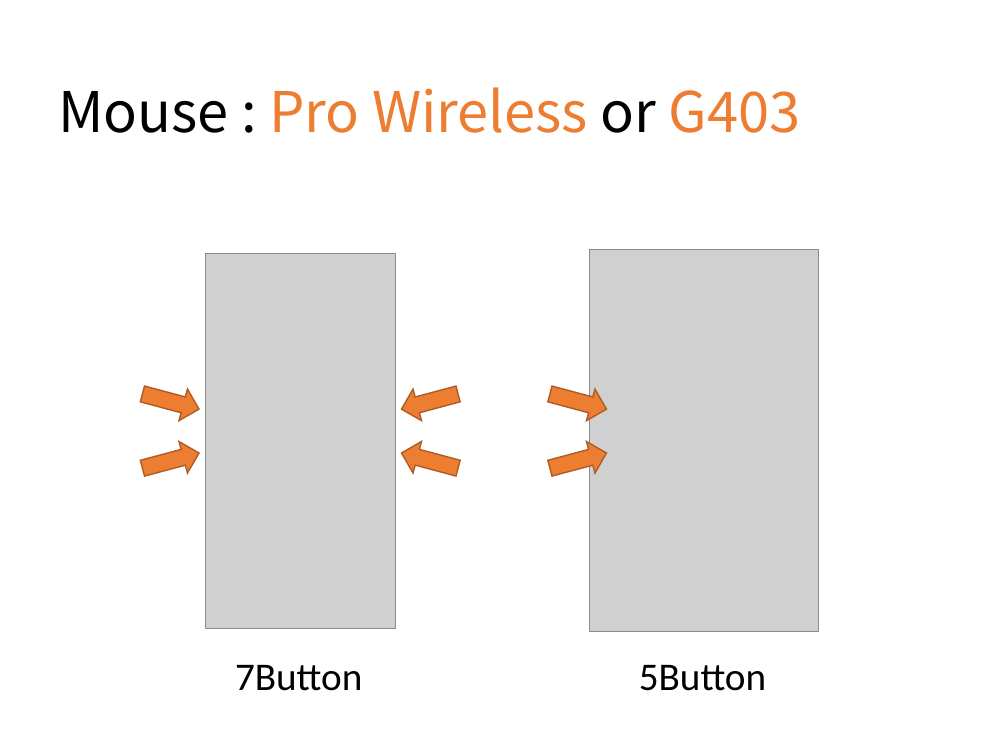
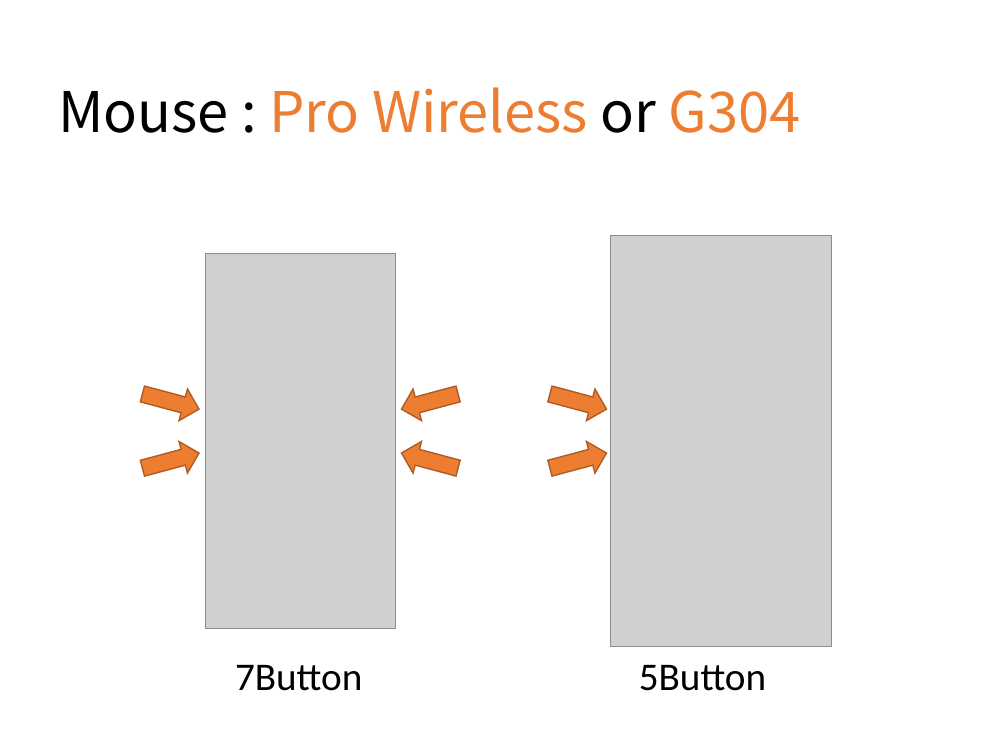
Before and after one commit to ittooo66/myAHK, a slide deck: slide 17 of MANUAL.pptx. Drawn at 1008x756 pixels with LibreOffice and Linux fonts; fonts in the diff are those of the drawing; grey boxes stand for pictures. Boxes give left, top, right and bottom in pixels: in the first picture for what was removed or moved away, otherwise in the second. Text is boxed around its words. In the diff, an @@ line names an element or a change of style, - is before the commit and + after.

```diff
--- a/MANUAL.pptx
+++ b/MANUAL.pptx
@@ title at [58, 87, 801, 133]: text changed @@
-Mouse : Pro Wireless or G403
+Mouse : Pro Wireless or G304
@@ picture: place and size @@
-picture at [590, 250, 820, 632]
+picture at [611, 236, 832, 646]
```
Also in this commit, not shown: 2 other slides changed.
